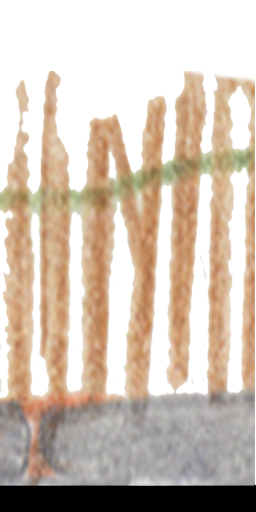
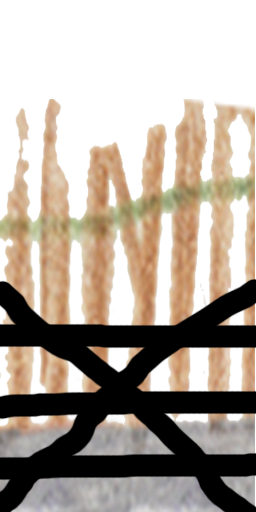
Layer changes from the first 256 x 512 image to the second:
added layer "_alt" above "_high_wood" over [0, 278, 256, 512]
painted on "_high_wood" over [0, 71, 256, 512]
